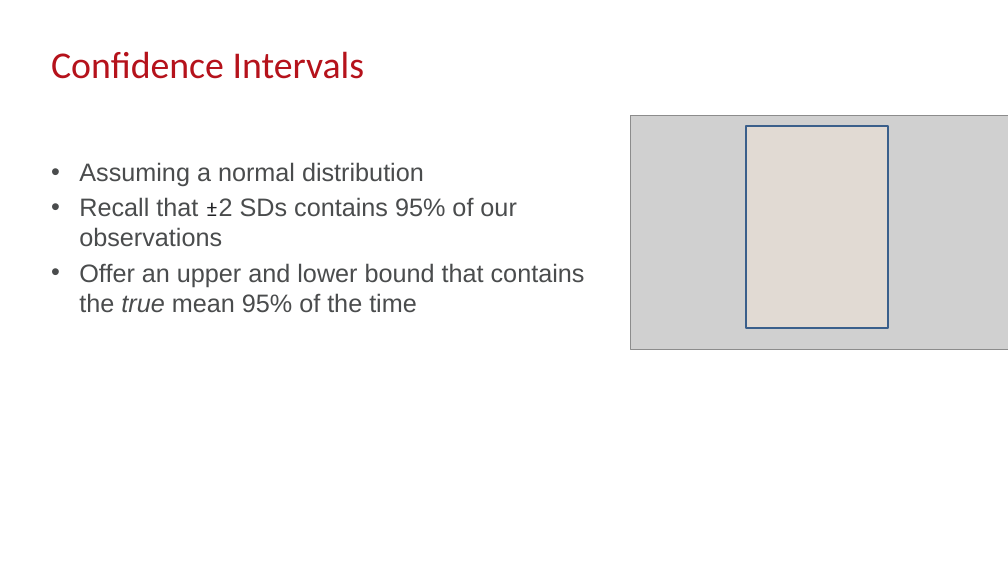
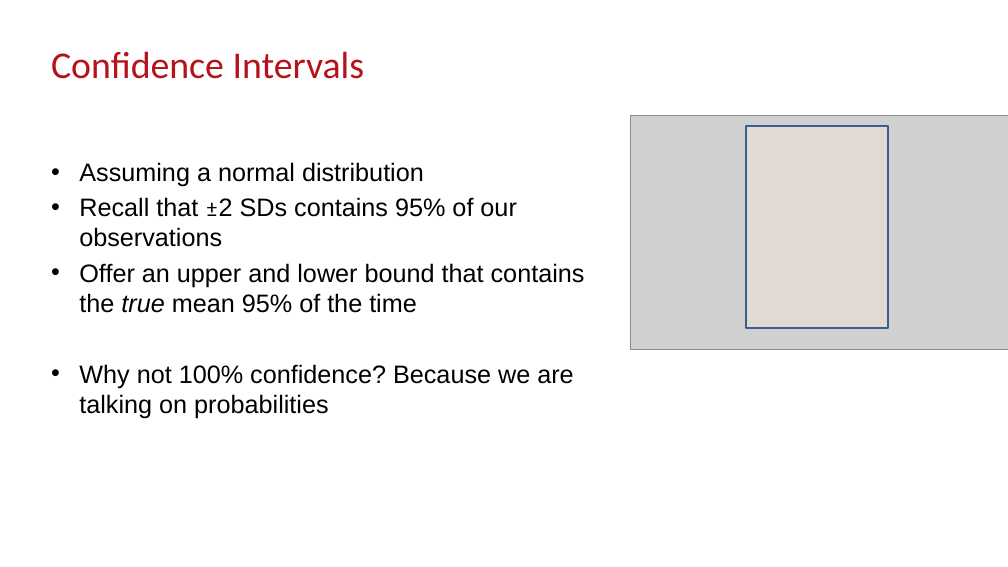
Before and after one commit to M1V0/FASS512, a slide deck: slide 33 of Week8/Week_8.pptx. Drawn at 1008x567 pixels with LibreOffice and Linux fonts; fonts in the diff are those of the drawing; grey boxes stand for pictures; background and template pictures are left out. Boxes give left, top, right and bottom in pixels: in the first picture for what was removed or moved away, otherwise in the second. Text is boxed around its words. In the diff, an @@ line names an element or a change of style, - is before the commit and + after.

```diff
--- a/Week8/Week_8.pptx
+++ b/Week8/Week_8.pptx
@@ text at <box>79,162,585,313</box>: text colour #4A4C4D to #000000 in "Assuming a normal distribution", "Recall that ±2 SDs contains 95% of ...", "Offer an upper and lower bound that ..."; text colour #202124 to #000000 in "±2" @@
@@ text at <box>79,364,573,418</box>: paragraph added @@
+• Why not 100% confidence? Because we are talking on probabilities
```
Also in this commit, not shown: 2 other slides changed, 55 other files.
